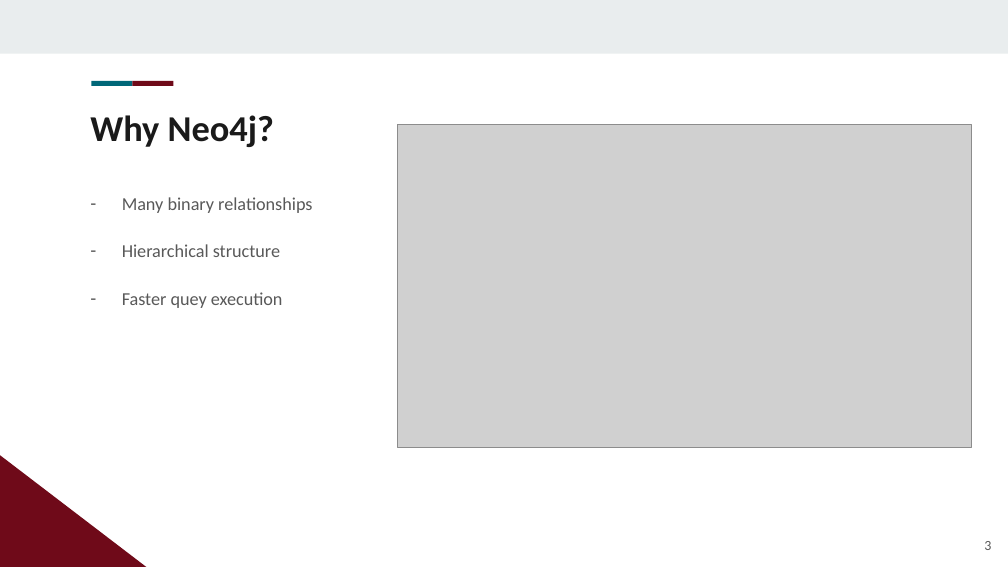
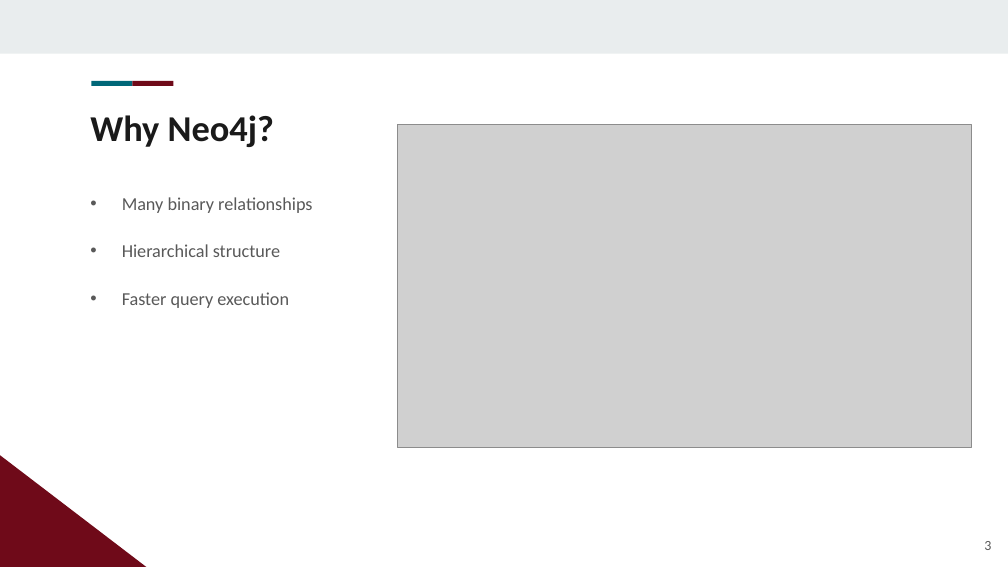
Before and after one commit to LorCir28/DMDS_Project, a slide deck: slide 3 of hw_3/presentation.pptx. Drawn at 1008x567 pixels with LibreOffice and Linux fonts; fonts in the diff are those of the drawing; grey boxes stand for pictures; background and template pictures are left out. Boxes give left, top, right and bottom in pixels: in the first picture for what was removed or moved away, otherwise in the second. Text is boxed around its words. In the diff, an @@ line names an element or a change of style, - is before the commit and + after.

Commit message:
ppt presentation typos

```diff
--- a/hw_3/presentation.pptx
+++ b/hw_3/presentation.pptx
@@ text at box(122, 292, 289, 308): text changed @@
-– Faster quey execution
+• Faster query execution
```
Also in this commit, not shown: 3 other slides changed, 1 other file.
